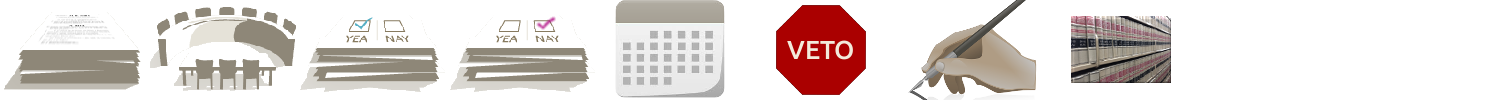
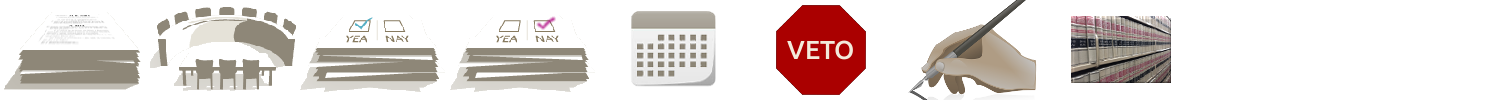
Layers edited between the first and the second 1500×100 image:
painted on "Clipboard #4" over (615, 0, 725, 98)
